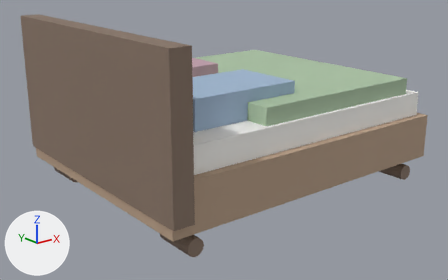
The glTF model public/builder-assets/openlife/bed_double.glb as it was, and as the next commit left it.
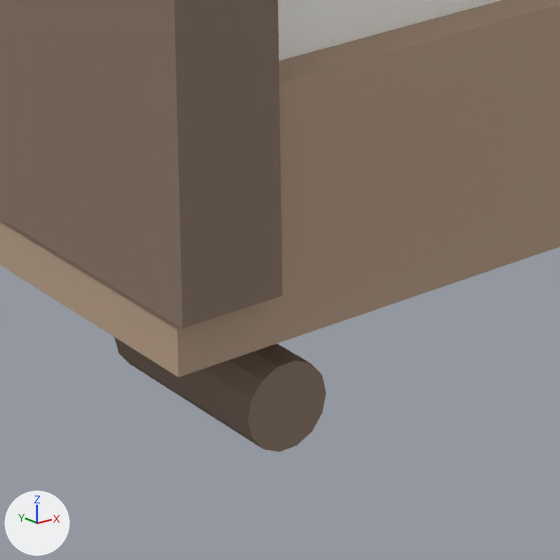
The first picture shows the older version from a 50 mm camera at (-2.47, -3.02, 1.54) aimed at (-0.08, -0.03, 0.34). The close-ups show the older and then the newer version on the part from 30% to 56% of the width and 58% to 100% of the height of that picture. Only the edits that show in the close-ups are written down. The axes (+X, +Y, +Z) are drawn at lower left. The lights are the same throughout.

The older version as bpy lines, for what is in view:
```python
me_geometry_0 = bpy.data.meshes.new('geometry_0')
me_geometry_0.from_pydata(...)  # a box spanning x -1.0..1.0, y -0.8..0.8, z 0.21..0.49
me_geometry_0.materials.append(mat_wood)  # beige #b89e86
me_geometry_2 = bpy.data.meshes.new('geometry_2')
me_geometry_2.from_pydata(...)  # a box spanning x -1.01..-0.89, y -0.82..0.82, z 0.28..1.12
me_geometry_2.materials.append(mat_darkwood)  # brown #887466
me_geometry_6 = bpy.data.meshes.new('geometry_6')
me_geometry_6.from_pydata(...)  # a 14-sided cylinder along y spanning x -0.9..-0.8, y -0.775..-0.525, z 0.071..0.169
me_geometry_6.materials.append(mat_darkwood)  # brown #887466
ob_p000 = bpy.data.objects.new('p000', me_geometry_0)
ob_p000.location = (0.0, 0.0, 0.0)
ob_p002 = bpy.data.objects.new('p002', me_geometry_2)
ob_p002.location = (0.0, 0.0, 0.0)
ob_p006 = bpy.data.objects.new('p006', me_geometry_6)
ob_p006.location = (0.0, 0.0, 0.0)
# also in view: 'p001' at (0.0, 0.0, 0.55)
```
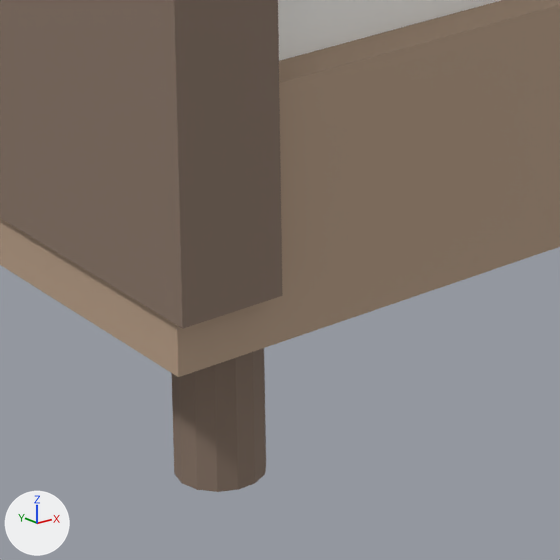
Pixel boxes [x1, y1, x2, y2] of what changed, in the close-ups (560 x 560 px):
'p006', moved, turned
    before: [114, 337, 326, 452]
    after: [172, 348, 266, 492]

What the commit changed:
Object 'p006' (ob_p006) moves from (0.0, 0.0, 0.0) to (0.0, -0.53, 0.77).
Object 'p006' (ob_p006) turns from (0, 0, 0) to (90, 0, 0) degrees about x, y and z.
